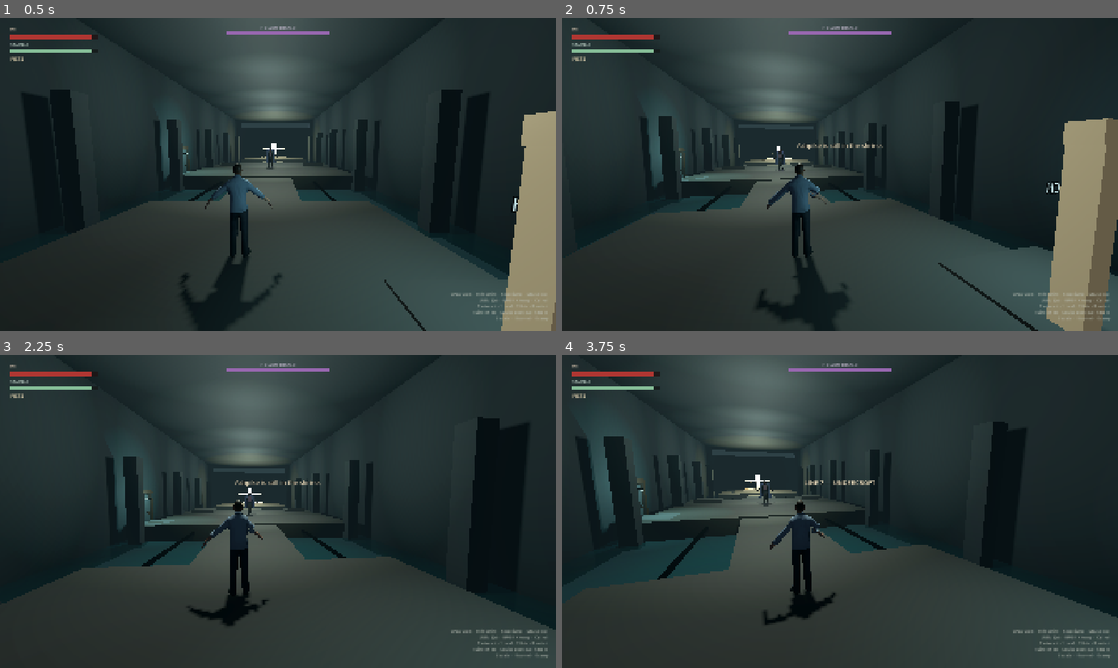
Above: before the commit, frames 1-4 (two rows, left to right).
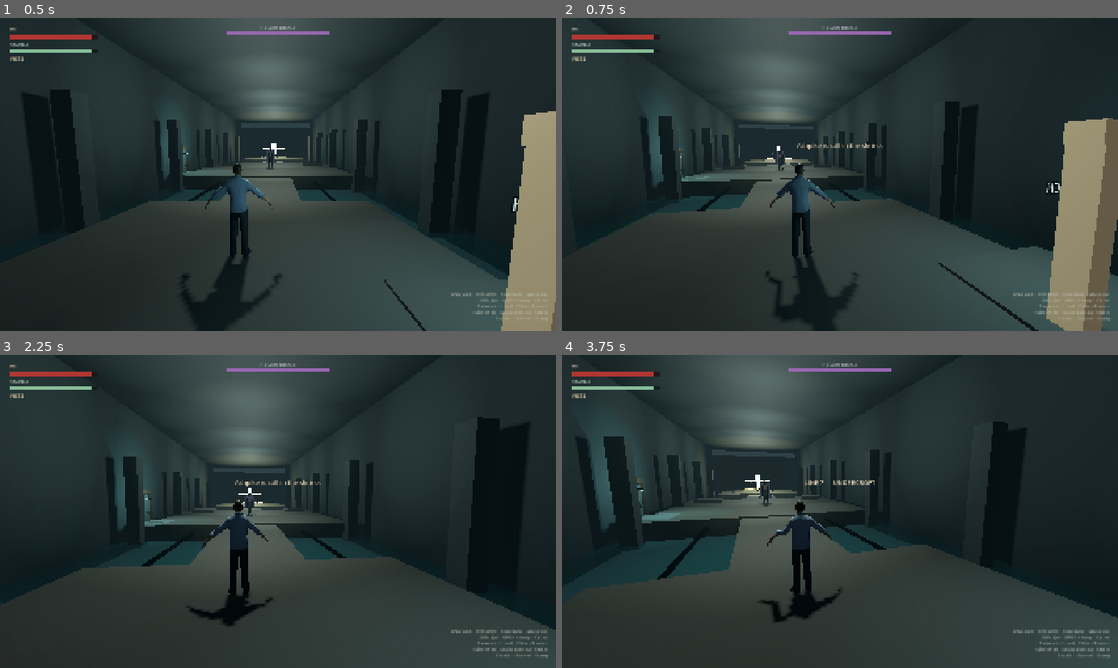
Above: after the commit, the same moments.

Repository: myat93/line7
Game: Godot game, scene res://main.tscn
Same seed, same stepped clock (60 frames per second), same inputs: the game is played once before the commit and once after it.
Inputs (mouse positions are in pixels of both pictures, inside the frame that each line leads up to):
- Up to frame 1 (0.5 s): no input
- Up to frame 2 (0.75 s): tap Enter at 0.5 s; move the mouse to (867, 174) at 0.52 s; hold W (move_forward) from 0.53 s (still down); hold 1 (bind_ashpike) from 0.53 s (still down); click (867, 174) at 0.67 s
- Up to frame 3 (2.25 s): keep holding W (move_forward); tap Space (jump) at 0.77, 1.52 s; move the mouse to (250, 511) at 1.27 s; release 1 (bind_ashpike) at 1.28 s; tap 2 (bind_fists) at 1.35 s; move the mouse to (289, 505) at 2.02 s; hold Right mouse button (heavy_attack) from 2.03 s (still down)
- Up to frame 4 (3.75 s): keep holding W (move_forward); move the mouse to (834, 517) at 2.77 s; release Right mouse button (heavy_attack) at 2.78 s; tap E (interact) at 2.85 s; click (834, 517) at 2.92 s; tap Space (jump) at 3.02 s; move the mouse to (878, 514) at 3.52 s; press the mouse at (878, 514) at 3.53 s

Frame 1 is identical in both runs. In frame 2, 0.3% of the frame differs, in the area x 35-53%, y 54-94%; in frame 3, less than 0.1%; in frame 4, 0.3%, in the area x 35-51%, y 54-87%.

Commit message:
Open jab/heavy elbows toward forward instead of folding them shut.
A-pose fold extras put the fist on the hip and pinched the IBM sleeve.
Hit frames now use a small negative local-Z forearm extra plus the 0.28
aim cap. No off-hand or second-bone aim. Clocks still locked.

Co-authored-by: myat93 <myat93@users.noreply.github.com>

Diff:
--- a/characters/he/he.gd
+++ b/characters/he/he.gd
@@ -503,12 +503,11 @@
 	elif _state_time > wind + active:
 		snap = 1.0 - clampf((_state_time - wind - active) / maxf(recover, 0.05), 0.0, 1.0)
 	_pose_idle()
-	## Forearm / fist carry the silhouette. Upper-arm aim stays capped (≤0.28).
-	_part_rot("L_Forearm", Vector3(0.48, 0.12, 0.18) * snap)
-	_part_rot("L_Fist", Vector3(0.22, 0.06, 0.10) * snap)
-	_part_rot("R_Forearm", Vector3(0.20, 0.0, 0.0) * snap)
+	## Negative local Z opens the A-pose elbow toward MeshRoot −Z. Fold extras
+	## put the fist on the hip and pinch the IBM sleeve (clip spaghetti).
+	_part_rot("L_Forearm", Vector3(0.08, 0.10, -0.28) * snap)
+	_part_rot("L_Fist", Vector3(0.16, 0.0, 0.0) * snap)
 	_rig.aim_along_y("L_UpperArm", Vector3(0.06, 0.14, -1.0), snap)
-	_rig.aim_along_y("L_Forearm", Vector3(0.04, 0.10, -1.0), snap)
 
 
 func _pose_heavy() -> void:
@@ -520,18 +519,16 @@
 	if _state_time < wind:
 		var coil := clampf(_state_time / maxf(wind, 0.05), 0.0, 1.0)
 		coil = coil * coil
-		_part_rot("R_Forearm", Vector3(0.40, 0.10, 0.16) * coil)
-		_part_rot("R_Fist", Vector3(0.12, 0.0, 0.0) * coil)
-		_rig.aim_along_y("R_UpperArm", Vector3(0.40, 0.22, 0.18), coil * 0.65)
+		_part_rot("R_Forearm", Vector3(0.16, 0.06, 0.10) * coil)
+		_part_rot("R_Fist", Vector3(0.10, 0.0, 0.0) * coil)
+		_rig.aim_along_y("R_UpperArm", Vector3(0.40, 0.22, 0.18), coil * 0.5)
 	else:
 		var commit := 1.0 - pow(1.0 - clampf((_state_time - wind) / 0.10, 0.0, 1.0), 2.0)
 		if _state_time > wind + active:
 			commit = 1.0 - clampf((_state_time - wind - active) / maxf(recover, 0.05), 0.0, 1.0) * 0.55
-		_part_rot("R_Forearm", Vector3(0.36, -0.08, -0.14) * commit)
-		_part_rot("R_Fist", Vector3(0.18, 0.0, -0.10) * commit)
-		_part_rot("L_Forearm", Vector3(0.22, 0.0, 0.0) * commit)
+		_part_rot("R_Forearm", Vector3(0.08, -0.10, -0.28) * commit)
+		_part_rot("R_Fist", Vector3(0.16, 0.0, 0.0) * commit)
 		_rig.aim_along_y("R_UpperArm", Vector3(-0.06, 0.12, -1.0), commit)
-		_rig.aim_along_y("R_Forearm", Vector3(-0.04, 0.10, -1.0), commit)
 
 
 func _pose_roll() -> void:
